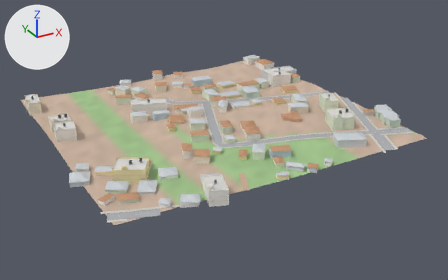
A saved change to the glTF model city/hi/t_6_-5.glb.
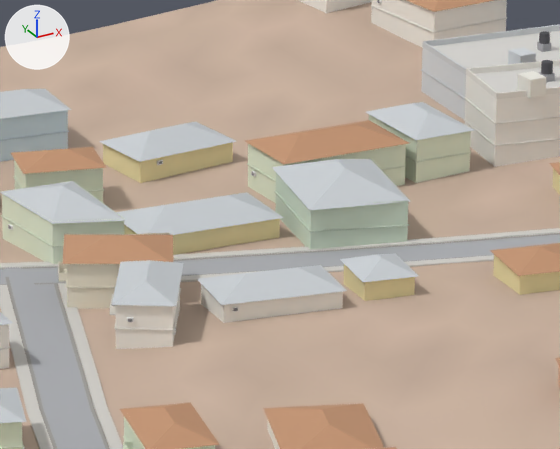
The first picture shows the older version from a 50 mm lens placed at (1439.0, -1593.0, 204.0), pointed at (1672.0, -1169.0, -7.0). The close-ups show the older and then the newer version on the part from 45% to 63% of the width and 23% to 45% of the height of that picture. Only the edits that show in the close-ups are written down. Every picture has the same lights, and +X, +Y and +Z are marked at upper left. Vertices at exactly the same position are counted once.

In view in the first close-up: 'Buildings-col', 'Details', 'Roads-col', 'Sidewalks-col', 'Terrain-col'.
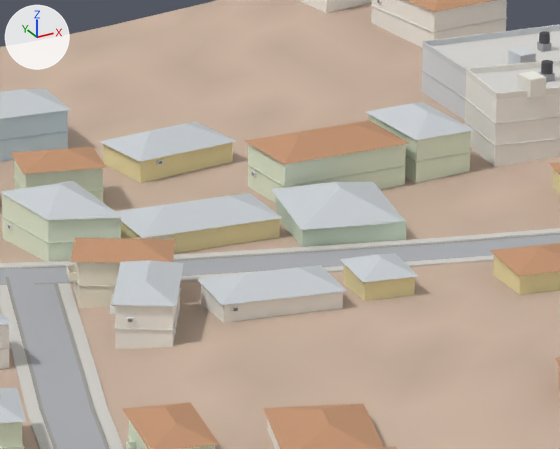
The change, as a diff of the scene's bpy script:
```diff
--- a/city/hi/t_6_-5.glb.py
+++ b/city/hi/t_6_-5.glb.py
@@ me_buildings_col @@
 # used by ob_buildings_col; location = (0.0, 0.0, 0.0)
-me_buildings_col.from_pydata(...)  # 1223 vertices, 1422 faces; spans x 1527.0..1803.0, y -1291.0..-1018.0, z 4.0..21.0
+me_buildings_col.from_pydata(...)  # 1221 vertices, 1418 faces; spans x 1527.0..1803.0, y -1290.0..-1018.0, z 4.0..21.0
+# me_buildings_col part 1: 29 vertices moved from x 1682.0..1737.0, y -1129.0..-1107.0, z 6.0..16.0 to x 1683.0..1737.0, y -1129.0..-1106.0, z 6.0..15.0; 1 vertex removed from x 1681.0, y -1128.0, z 13.0; 1 vertex added at x 1683.0, y -1128.0, z 14.0
+# other edits to the shape of me_buildings_col do not show in these pictures
 me_buildings_col.materials.append(mat_wall)
```

Changed parts and their boxes [x1, y1, x2, y2] in the close-ups (560 x 449 px; the box of a moved part takes in the faces that stretch with it):
part 1 of me_buildings_col, moved or reshaped: before [0, 159, 411, 309]; after [0, 181, 407, 308]
